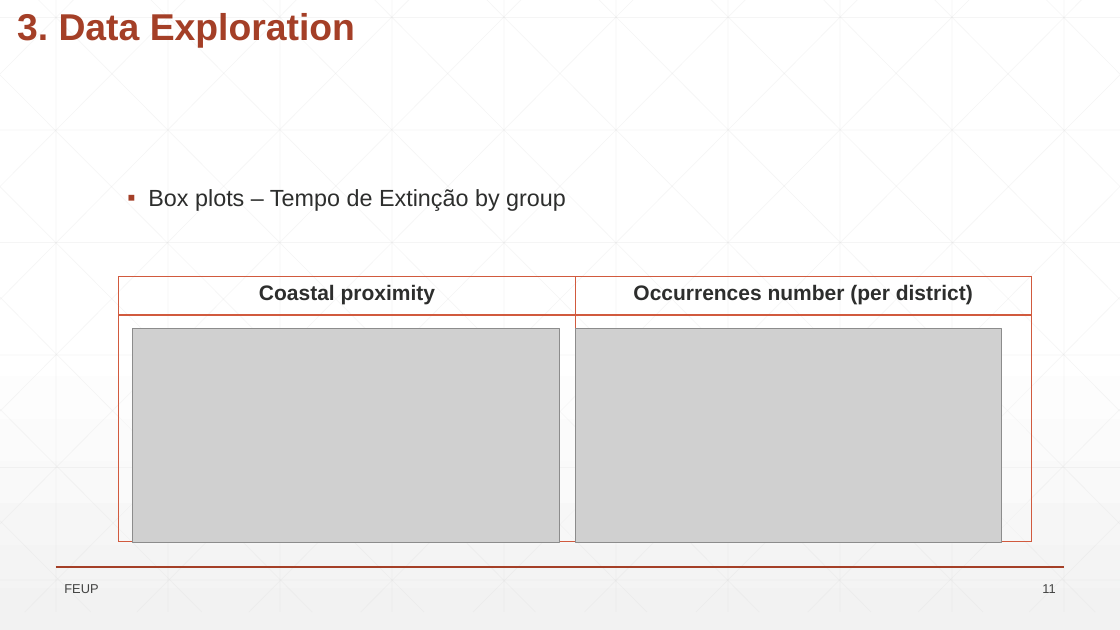
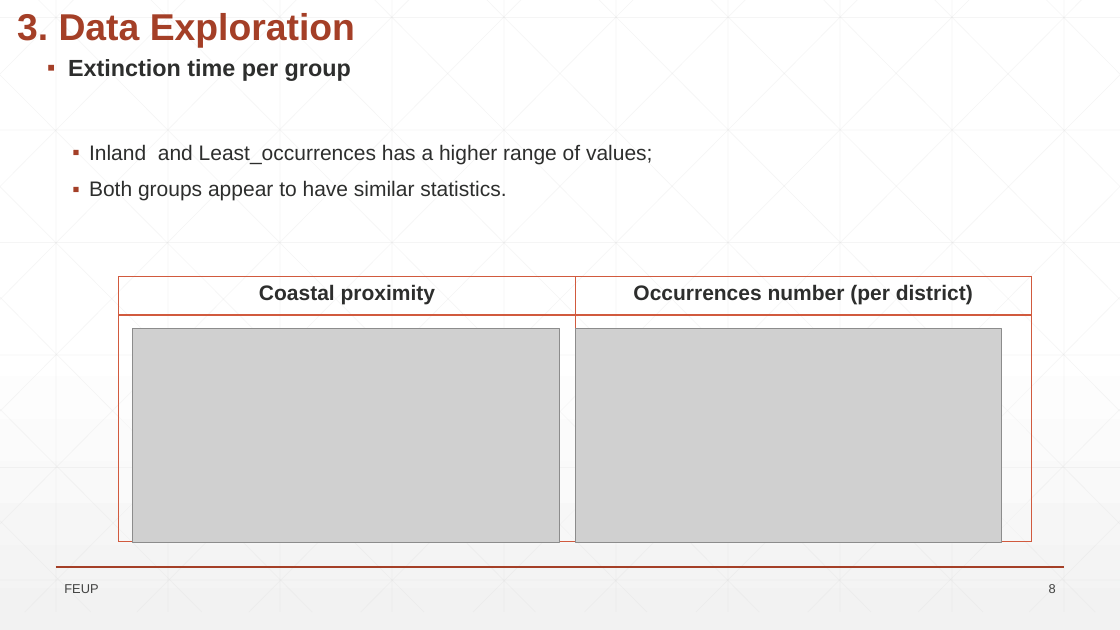
Before and after one commit to VascoBartolo/FCED_project, a slide deck: slide 8 of Trabalho_FSDE_stats_CT_VB/Wild_Fires_presentation.pptx (slide 11 before the commit). Drawn at 1120x630 pixels with LibreOffice and Linux fonts; fonts in the diff are those of the drawing; grey boxes stand for pictures; background and template pictures are left out. Boxes give left, top, right and bottom in pixels: in the first picture for what was removed or moved away, otherwise in the second. Text is boxed around its words. In the diff, an @@ line names an element or a change of style, - is before the commit and + after.

```diff
--- a/Trabalho_FSDE_stats_CT_VB/Wild_Fires_presentation.pptx
+++ b/Trabalho_FSDE_stats_CT_VB/Wild_Fires_presentation.pptx
@@ text at (x1=68, y1=59, x2=652, y2=201): text changed; size 20 to 18 pt @@
-▪ Box plots – Tempo de Extinção by group
+▪ Extinction time per group
+  ▪ Inland and Least_occurrences has a higher range of values;
+  ▪ Both groups appear to have similar statistics.
@@ page number at (x1=1049, y1=584, x2=1056, y2=593): text changed @@
-11
+8
```
Also in this commit, not shown: 19 other slides changed, 1 slide added, 1 slide removed, 1 other file.
